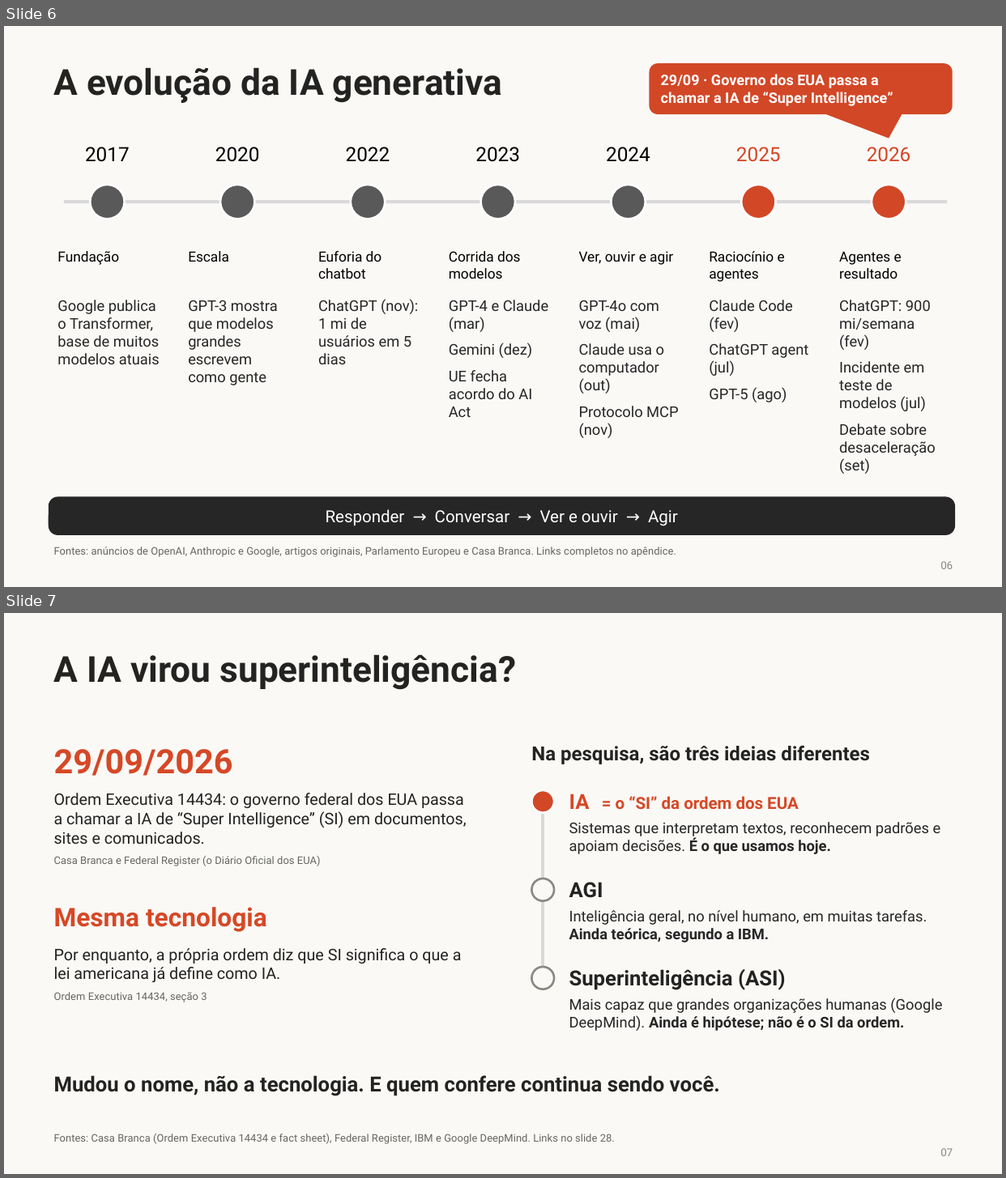
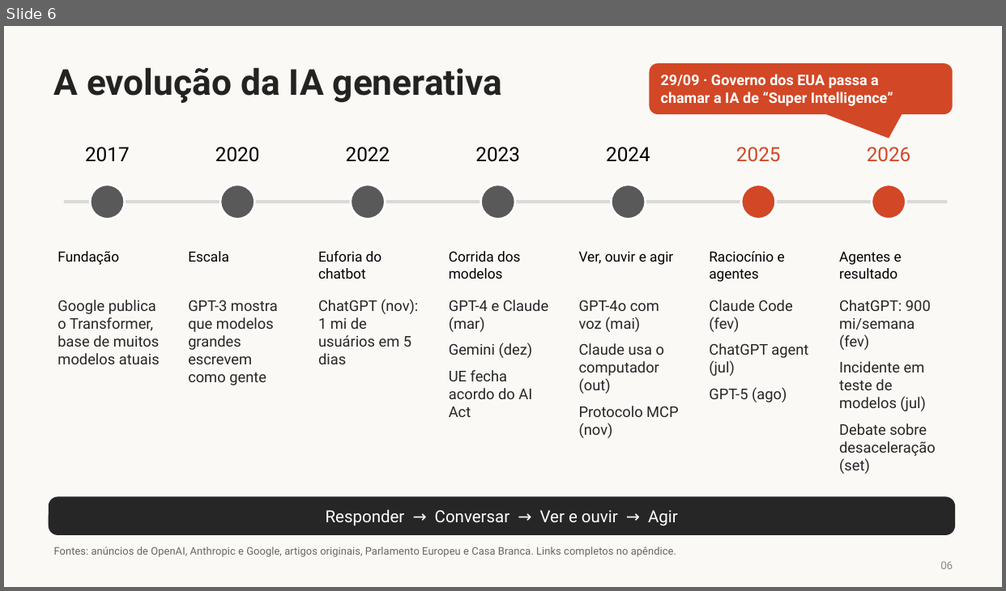
Before and after one commit to LawrenceTeixeira/Secretariado, a slide deck: Lawrence Teixeira - Agentes de IA.pptx. Shown one above the other, each under a label of ours: slides 6 and 7 before the commit, slide 6 after it. The pictures are 1006x1178 and 1006x591 pixels, drawn with LibreOffice and Linux fonts; fonts in the diff are those of the drawing. Boxes give left, top, right and bottom in pixels: in the first picture for what was removed or moved away, otherwise in the second. Text is boxed around its words. In the diff, an @@ line names an element or a change of style, - is before the commit and + after.

```diff
--- a/Lawrence Teixeira - Agentes de IA.pptx
+++ b/Lawrence Teixeira - Agentes de IA.pptx
@@ slide 7 removed at (x1=4, y1=613, x2=1002, y2=1174), background #FAF9F6 @@
@@ title removed at (x1=54, y1=654, x2=517, y2=690) @@
-A IA virou superinteligência?
@@ text removed at (x1=54, y1=749, x2=233, y2=776) @@
-29/09/2026
@@ text removed at (x1=531, y1=745, x2=870, y2=764) @@
-Na pesquisa, são três ideias diferentes
@@ text removed at (x1=54, y1=793, x2=467, y2=844) @@
-Ordem Executiva 14434: o governo federal dos EUA passa a chamar a IA de “Super Intelligence” (SI) em documentos, sites e comunicados.
@@ ellipse removed at (x1=532, y1=790, x2=554, y2=813) @@
@@ line removed from (543, 802) to (543, 978) @@
@@ text removed at (x1=569, y1=794, x2=799, y2=809) @@
-IA = o “SI” da ordem dos EUA
@@ text removed at (x1=569, y1=822, x2=941, y2=854) @@
-Sistemas que interpretam textos, reconhecem padrões e apoiam decisões. É o que usamos hoje.
@@ text removed at (x1=54, y1=856, x2=321, y2=867) @@
-Casa Branca e Federal Register (o Diário Oficial dos EUA)
@@ ellipse removed at (x1=532, y1=879, x2=554, y2=901) @@
@@ text removed at (x1=569, y1=882, x2=603, y2=898) @@
-AGI
@@ text removed at (x1=54, y1=907, x2=267, y2=932) @@
-Mesma tecnologia
@@ text removed at (x1=569, y1=910, x2=927, y2=943) @@
-Inteligência geral, no nível humano, em muitas tarefas. Ainda teórica, segundo a IBM.
@@ text removed at (x1=54, y1=948, x2=462, y2=982) @@
-Por enquanto, a própria ordem diz que SI significa o que a lei americana já define como IA.
@@ ellipse removed at (x1=532, y1=967, x2=554, y2=990) @@
@@ text removed at (x1=569, y1=969, x2=786, y2=990) @@
-Superinteligência (ASI)
@@ text removed at (x1=54, y1=992, x2=206, y2=1003) @@
-Ordem Executiva 14434, seção 3
@@ text removed at (x1=569, y1=998, x2=942, y2=1031) @@
-Mais capaz que grandes organizações humanas (Google DeepMind). Ainda é hipótese; não é o SI da ordem.
@@ text removed at (x1=54, y1=1076, x2=720, y2=1097) @@
-Mudou o nome, não a tecnologia. E quem confere continua sendo você.
@@ text removed at (x1=54, y1=1134, x2=615, y2=1144) @@
-Fontes: Casa Branca (Ordem Executiva 14434 e fact sheet), Federal Register, IBM e Google DeepMind. Links no slide 28.
@@ text removed at (x1=940, y1=1148, x2=953, y2=1157) @@
-07
```
Also in this commit, not shown: 18 slides changed, 1 slide added, 5 other slides removed, 15 other files.
